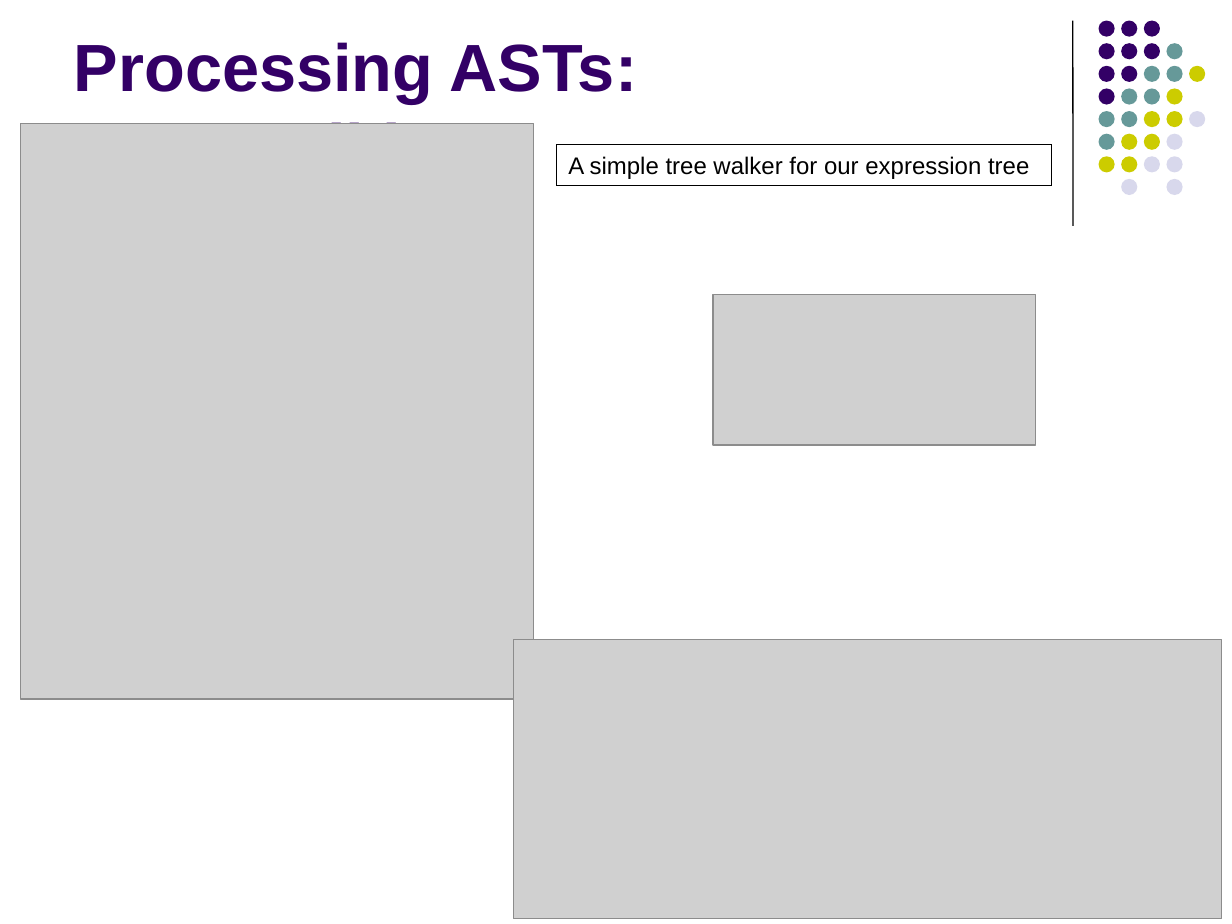
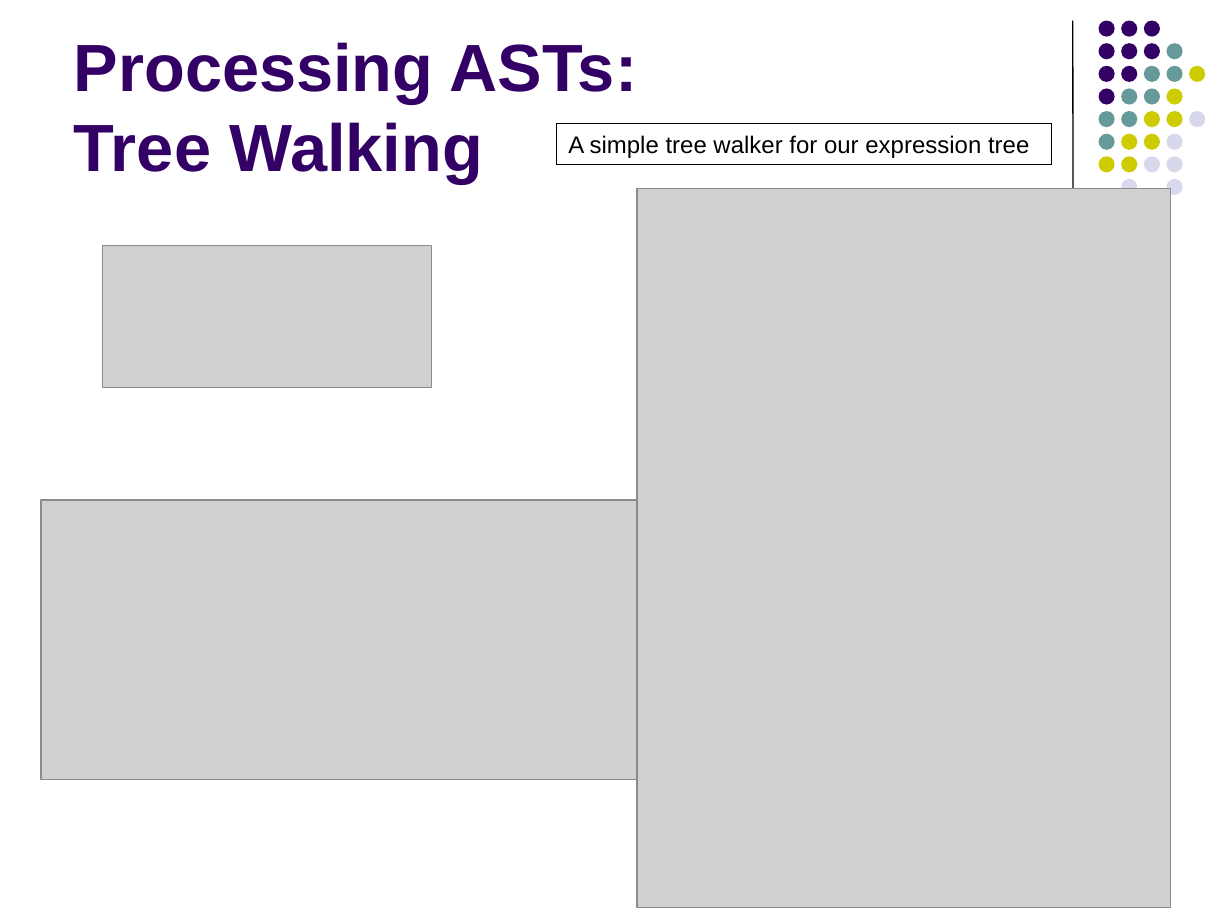
Before and after one commit to lutzhamel/CSC402, a slide deck: slide 3 of notes/csc402-ln006a.pptx. Drawn at 1232x924 pixels with LibreOffice and Linux fonts; fonts in the diff are those of the drawing; grey boxes stand for pictures. Boxes give left, top, right and bottom in pixels: in the first picture for what was removed or moved away, otherwise in the second. Text is boxed around its words. In the diff, an @@ line names an element or a change of style, - is before the commit and + after.

```diff
--- a/notes/csc402-ln006a.pptx
+++ b/notes/csc402-ln006a.pptx
@@ picture removed at [21, 123, 535, 699] @@
@@ rectangle "A simple tree walker for ...": place and size @@
-rectangle "A simple tree walker for ..." at [556, 144, 1051, 186]
+rectangle "A simple tree walker for ..." at [556, 123, 1051, 165]
@@ picture added at [637, 188, 1170, 907] @@
@@ picture added at [102, 245, 431, 387] @@
@@ picture removed at [713, 294, 1036, 445] @@
@@ picture: place and size @@
-picture at [514, 639, 1222, 919]
+picture at [41, 500, 749, 780]
```
Also in this commit, not shown: 15 other slides changed, 3 slides added, 2 slides removed, 2 other files.
